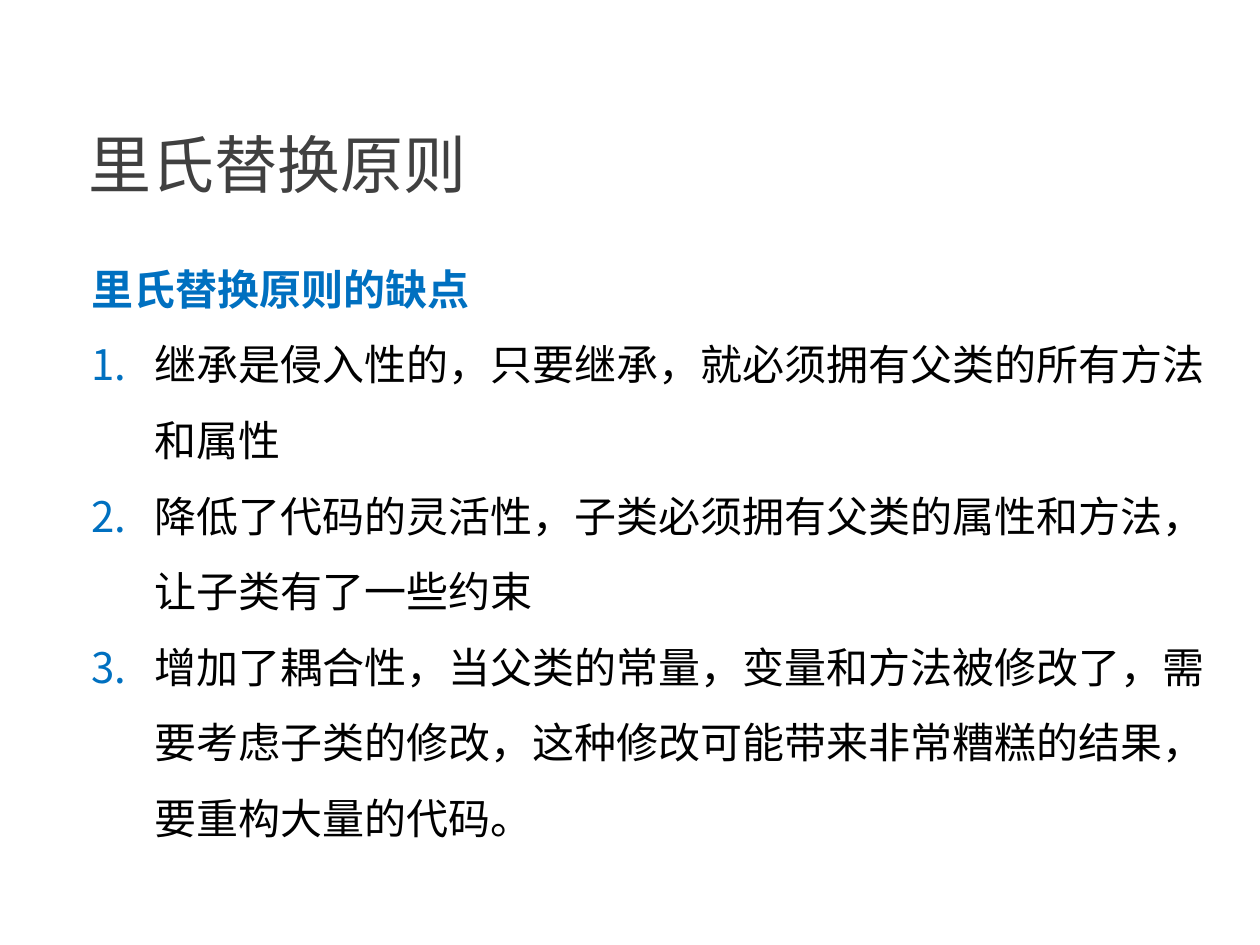
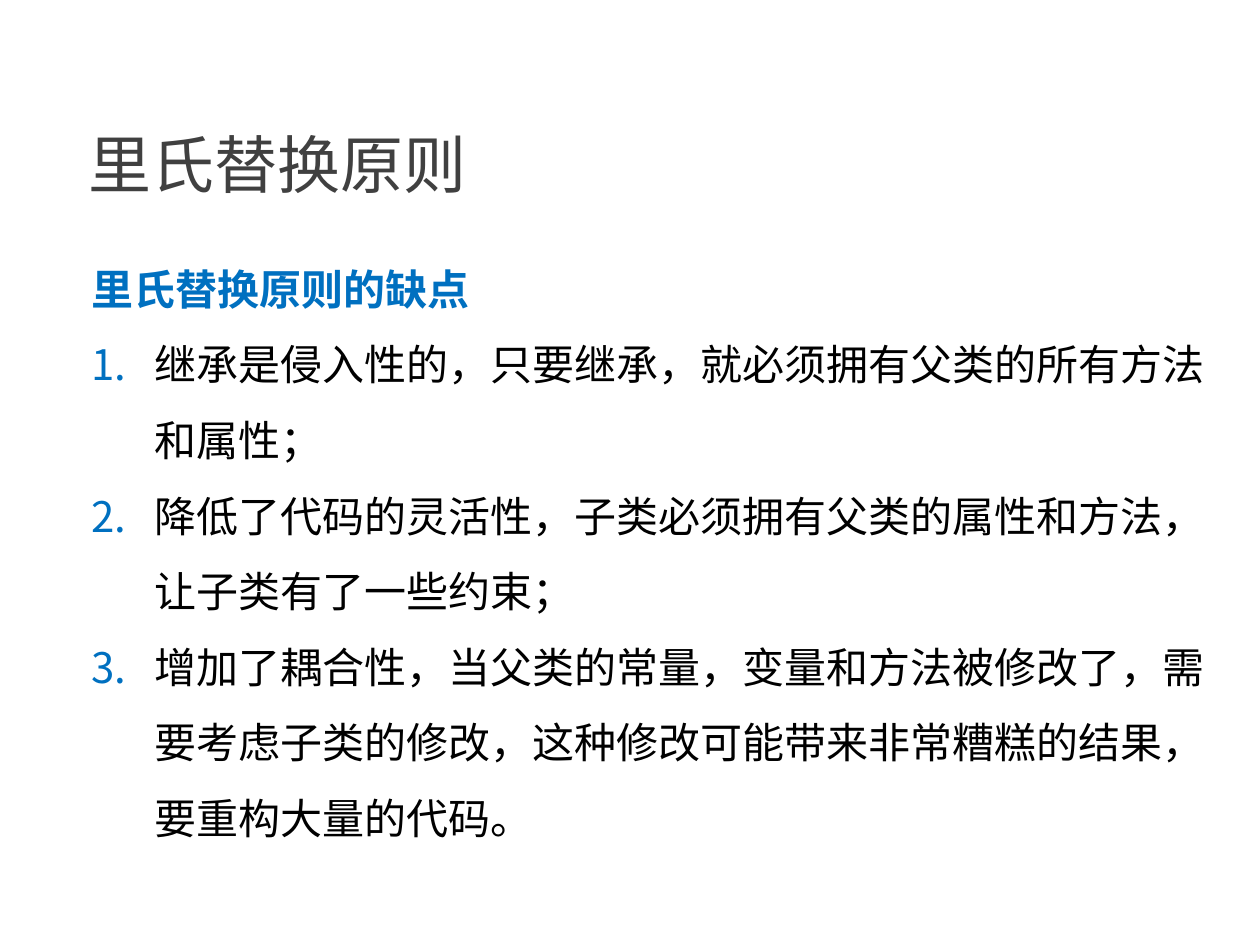
Before and after one commit to NewGr8Player/My-PPT, a slide deck: slide 16 of Design pattern/23种设计模式详解.pptx. Drawn at 1260x945 pixels with LibreOffice and Linux fonts; fonts in the diff are those of the drawing. Boxes give left, top, right and bottom in pixels: in the first picture for what was removed or moved away, otherwise in the second. Text is boxed around its words. In the diff, an @@ line names an element or a change of style, - is before the commit and + after.

```diff
--- a/Design pattern/23种设计模式详解.pptx
+++ b/Design pattern/23种设计模式详解.pptx
@@ text at (154,344,1204,614): text changed @@
-1. 继承是侵入性的，只要继承，就必须拥有父类的所有方法和属性
-2. 降低了代码的灵活性，子类必须拥有父类的属性和方法，让子类有了一些约束
+1. 继承是侵入性的，只要继承，就必须拥有父类的所有方法和属性；
+2. 降低了代码的灵活性，子类必须拥有父类的属性和方法，让子类有了一些约束；
```
Also in this commit, not shown: 4 other slides changed, 3 slides added.
